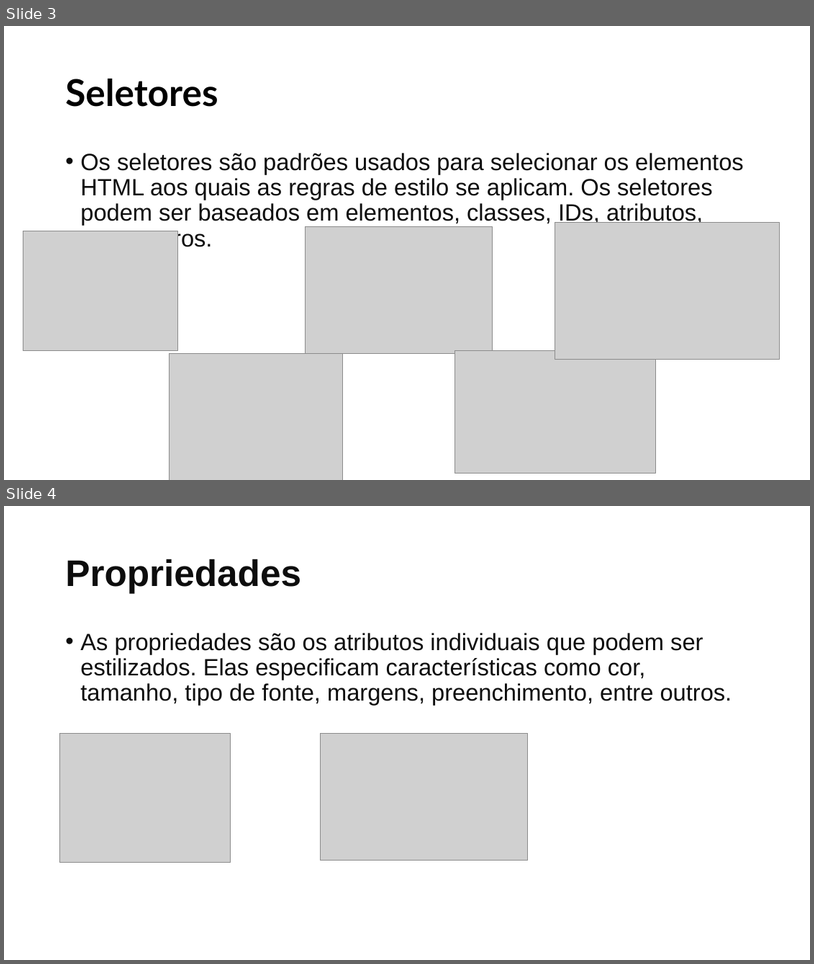
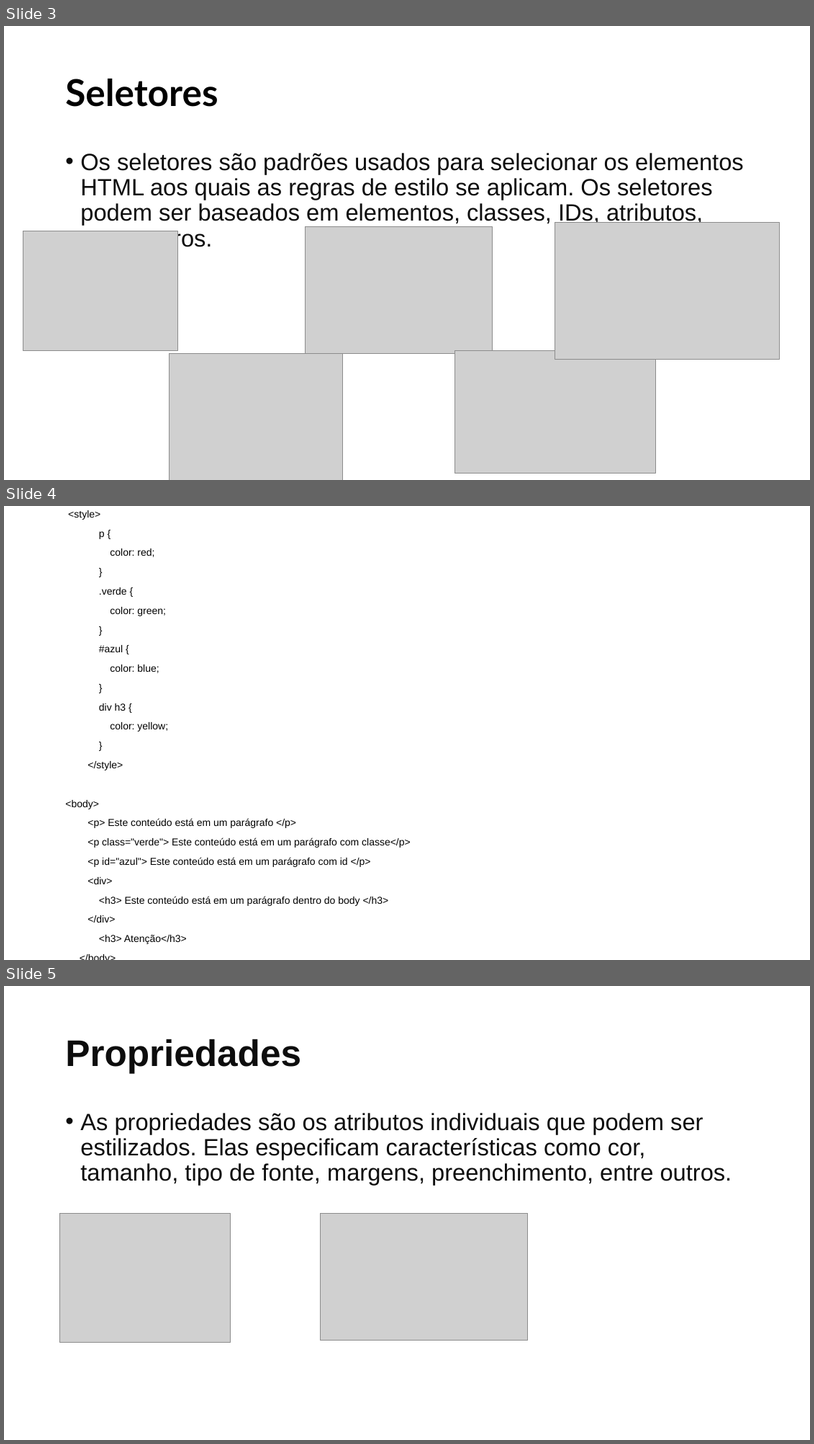
Before and after one commit to dfpires/lingprog-20241, a slide deck: css/Conceitos e Fundamentos de CSS.pptx. Shown one above the other, each under a label of ours: slides 3 and 4 before the commit, slides 3, 4 and 5 after it. The pictures are 814x964 and 814x1444 pixels, drawn with LibreOffice and Linux fonts; fonts in the diff are those of the drawing; grey boxes stand for pictures. Boxes give left, top, right and bottom in pixels: in the first picture for what was removed or moved away, otherwise in the second. Text is boxed around its words. In the diff, an @@ line names an element or a change of style, - is before the commit and + after.

```diff
--- a/css/Conceitos e Fundamentos de CSS.pptx
+++ b/css/Conceitos e Fundamentos de CSS.pptx
@@ slide 4 added at bbox=[4, 506, 810, 960], background #FFFFFF @@
@@ text added at bbox=[65, 510, 411, 944], 12 pt, text #000000 @@
+<style>
+p {
+color: red;
+}
+.verde {
+color: green;
+}
+#azul {
+color: blue;
+}
+div h3 {
+color: yellow;
+}
+</style>
+<body>
+<p> Este conteúdo está em um parágrafo </p>
+<p class="verde"> Este conteúdo está em um parágrafo com classe</p>
+<p id="azul"> Este conteúdo está em um parágrafo com id </p>
+<div>
+<h3> Este conteúdo está em um parágrafo dentro do body </h3>
+</div>
+<h3> Atenção</h3>
+</body>
@@ what was slide 4 is now slide 5 @@
```
Also in this commit, not shown: 1 slide changed, 1 other slide added, 19 other files.
